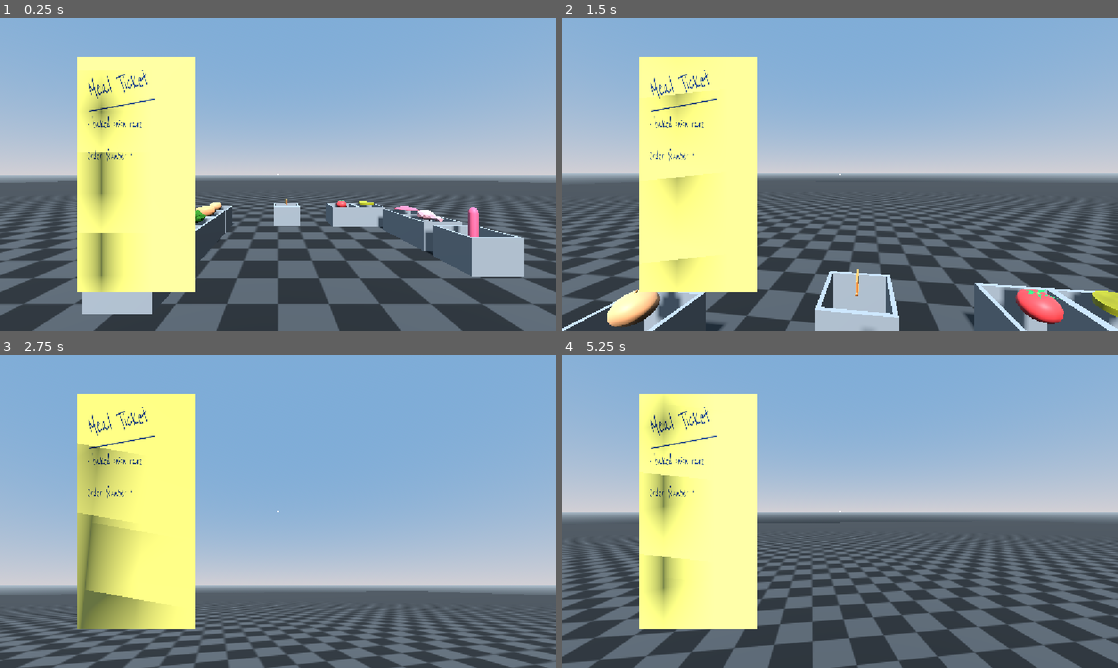
Above: before the commit, frames 1-4 (two rows, left to right).
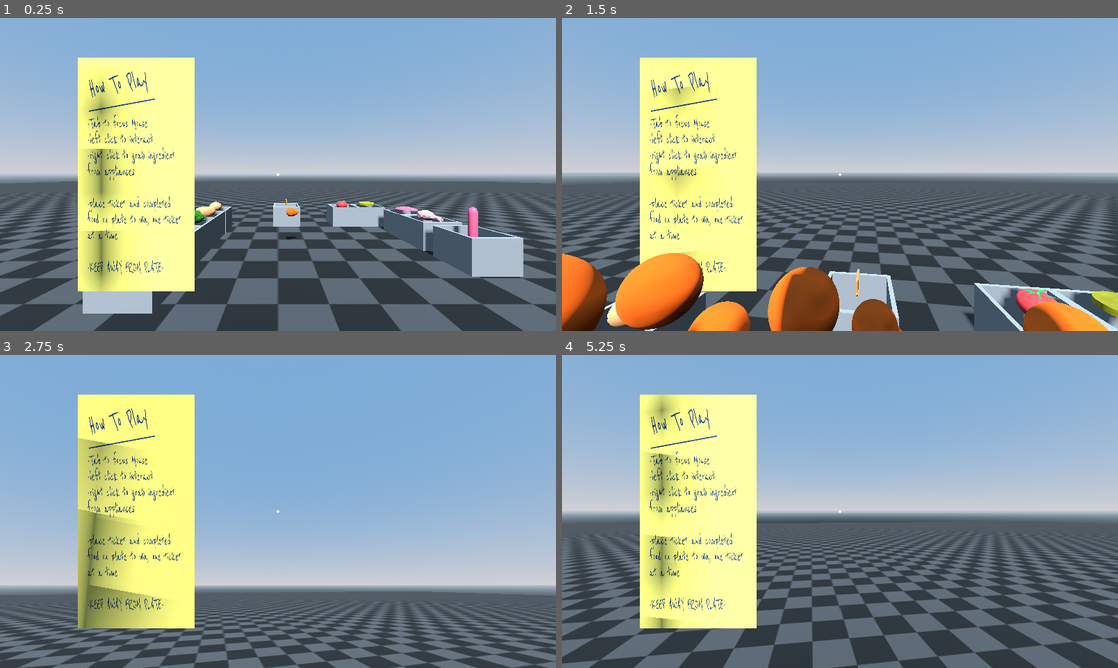
Above: after the commit, the same moments.

Repository: Surresteel/godot_gmtk_jam_july_2026
Game: Godot game, scene res://Levels/Kitchen/kitchen.tscn
Two runs of this game, one before a commit and one after it. Both use one fixed random seed, a clock stepped at 60 frames per second and the inputs below.
Inputs (mouse positions are in pixels of both pictures, inside the frame that each line leads up to):
- Up to frame 1 (0.25 s): no input
- Up to frame 2 (1.5 s): move the mouse to (867, 174) at 0.52 s; hold Ctrl (crouch) 0.53-1.28 s; hold W (forward) from 0.53 s (still down); click (867, 174) at 0.67 s; tap Space (jump) at 0.77 s; move the mouse to (812, 174) at 1.27 s; tap Tab (focus_mouse) at 1.35 s; click (812, 174) at 1.42 s
- Up to frame 3 (2.75 s): tap Space (jump) at 1.52 s; move the mouse to (333, 442) at 2.02 s; release W (forward) at 2.03 s; press the mouse at (333, 442) at 2.03 s; hold D (right) from 2.03 s (still down)
- Up to frame 4 (5.25 s): move the mouse to (812, 574) at 2.77 s; release D (right) at 2.78 s; release the mouse at (812, 574) at 2.78 s; hold W (forward) 2.78-3.53 s; right-click (812, 574) at 2.85 s; click (812, 574) at 2.92 s; tap Space (jump) at 3.02, 3.77, 4.52 s; move the mouse to (1006, 558) at 3.52 s; hold C (zoom) 3.53-4.28 s; hold A (left) 3.53-5.03 s; click (1006, 558) at 3.67 s; move the mouse to (673, 464) at 4.27 s; tap Ctrl (crouch) at 4.35 s; click (673, 464) at 4.42 s; move the mouse to (867, 511) at 5.02 s; hold S (backward) from 5.03 s (still down); hold Tab (focus_mouse) from 5.03 s (still down); click (867, 511) at 5.17 s

The runs differ from the first frame. In frame 1, 3.2% of the frame differs, in the area x 0-100%, y 12-100%; in frame 2, 13%; in frame 3, 2.8%; in frame 4, 4.7%.

Commit message:
game released

Diff:
--- a/Cooking/Containers/Ingredient Container/ingredient_holder.gd
+++ b/Cooking/Containers/Ingredient Container/ingredient_holder.gd
@@ -36,7 +36,6 @@
 
 
 func put_in(player: Player) -> void:
-	print("wow")
 	super.put_in(player)
 	if ingredient == null:
 		return
@@ -44,7 +43,6 @@
 	ingredient = null
 
 func take_out(player:Player) -> void:
-	print("Niggger")
 	ingredient = ingredient_to_give.scene.instantiate()
 	add_child(ingredient)
 	super.take_out(player)
--- a/Cooking/Toaster/toaster.gd
+++ b/Cooking/Toaster/toaster.gd
@@ -33,7 +33,7 @@
 var _toast_down_offset := Vector3(0.0, 0.0, 0.05)
 
 # HEATING:
-var HEAT_TIME_MAX: float = 120.0
+var HEAT_TIME_MAX: float = 60.0
 var HEAT_TIME_MIN: float = 5.0
 @onready var _heat_area_l: HeatArea = $HeatAreaL
 @onready var _heat_area_r: HeatArea = $HeatAreaR
--- a/Levels/Kitchen/kitchen.tscn
+++ b/Levels/Kitchen/kitchen.tscn
@@ -31,6 +31,7 @@
 [ext_resource type="Resource" uid="uid://bl38mq4nal4ok" path="res://Cooking/Containers/GENERATED RESOURCES/Tomato MetaData.tres" id="20_qce37"]
 [ext_resource type="Resource" path="res://Cooking/Containers/GENERATED RESOURCES/Chicken Breast MetaData.tres" id="20_w3t0v"]
 [ext_resource type="ArrayMesh" uid="uid://bfuwscxr7dgb0" path="res://Cooking/Ingredients/Cheese/Cheese.tres" id="21_e4y2t"]
+[ext_resource type="PackedScene" uid="uid://bss3pcr33idw8" path="res://ParticleEffects/flash.tscn" id="22_gvsr2"]
 [ext_resource type="ArrayMesh" uid="uid://dxi1u8ata3cin" path="res://Cooking/Ingredients/Chicken Breast/Chicken breast.tres" id="23_75tl5"]
 [ext_resource type="Resource" path="res://Cooking/Containers/GENERATED RESOURCES/Cheese MetaData.tres" id="23_jb4jo"]
 [ext_resource type="Resource" path="res://Cooking/Containers/GENERATED RESOURCES/Chicken Thigh MetaData.tres" id="25_3wyp5"]
@@ -152,6 +153,9 @@
 transform = Transform3D(0.372, 0, 0, 0, 0.372, 0, 0, 0, 0.372, 0, 0.35683107, 0)
 mesh = ExtResource("21_e4y2t")
 
+[node name="Flash" parent="Level/Holders/CheeseHolder" unique_id=328277064 instance=ExtResource("22_gvsr2")]
+transform = Transform3D(1, 0, 0, 0, 1, 0, 0, 0, 1, -2.51887, 0.42904514, 1.938005)
+
 [node name="ChickenBreastHolder" parent="Level/Holders" unique_id=1683019093 instance=ExtResource("12_oclhi")]
 transform = Transform3D(1, 0, 0, 0, 1, 0, 0, 0, 1, 3.4183693, 0.3, -5.4443665)
 ingredient_to_give = ExtResource("20_w3t0v")
--- a/Testes/crosshair.gd
+++ b/Testes/crosshair.gd
@@ -4,13 +4,19 @@
 
 @export var radius: float = 1.0
 @export var color: Color = Color.WHITE
+var crosshair: Vector2
 
 func _ready() -> void:
+
 
 	queue_redraw()
 
 
 
+
 func _draw() -> void:
+	var x = get_viewport_rect().size.x/2
+	var y = get_viewport_rect().size.y/2
+	crosshair = Vector2(x,y)
 
-	draw_circle(Vector2(0,0), radius, color)
+	draw_circle(crosshair, radius, color)
--- a/Testes/template character.gd
+++ b/Testes/template character.gd
@@ -11,7 +11,7 @@
 @export var hand_pivot: Node3D
 
 @onready var camera: Camera3D = $Camera3D
-@onready var crosshair: Crosshair = $UI/Crosshair
+@onready var crosshair: Crosshair = $CanvasLayer/UI/Crosshair
 @onready var ticket_pos: Node3D = $Camera3D/TicketPos
 var ticket: Ticket = null
 @onready var temp:= $Camera3D/TicketPos/Ticket
@@ -125,8 +125,8 @@
 		return
 
 	var m_pos: Vector2 = vp.get_mouse_position()
-	var start: Vector3 = cam.project_ray_origin(m_pos)
-	var end: Vector3 = start + cam.project_ray_normal(m_pos) * 1.5
+	var start: Vector3 = cam.global_position
+	var end: Vector3 = start + -cam.global_basis.z * 1.5
 	var space_state = get_world_3d().direct_space_state
 	var query = PhysicsRayQueryParameters3D.create(start, end)
 	query.collide_with_areas = true
@@ -150,8 +150,8 @@
 		return Dictionary()
 
 	var m_pos: Vector2 = vp.get_mouse_position()
-	var start: Vector3 = cam.project_ray_origin(m_pos)
-	var end: Vector3 = start + cam.project_ray_normal(m_pos) * 1.5
+	var start: Vector3 = cam.global_position
+	var end: Vector3 = start + -cam.global_basis.z * 1.5
 	var space_state = get_world_3d().direct_space_state
 	var query = PhysicsRayQueryParameters3D.create(start, end)
 	query.collision_mask = INT_ENV
--- a/Testes/template_character.tscn
+++ b/Testes/template_character.tscn
@@ -3,6 +3,7 @@
 [ext_resource type="Script" uid="uid://cqlkomneg4t0b" path="res://Testes/template character.gd" id="1_lhsoi"]
 [ext_resource type="PackedScene" uid="uid://tygjep58dxwr" path="res://ticketsystem/scenes/ticket.tscn" id="2_tryxg"]
 [ext_resource type="Script" uid="uid://br2b1npw4bnqg" path="res://ticketsystem/scripts/IngredientData.gd" id="3_1xfyl"]
+[ext_resource type="Script" uid="uid://bjqbm5ht3xj7k" path="res://ticketsystem/scenes/tutorial.gd" id="3_ospfm"]
 [ext_resource type="Script" uid="uid://cqe888lyvppcg" path="res://Testes/crosshair.gd" id="3_xj6sp"]
 [ext_resource type="Resource" uid="uid://d0f2cauwut22p" path="res://ticketsystem/resources/bread.tres" id="4_ospfm"]
 [ext_resource type="Resource" uid="uid://cavlhsox0dika" path="res://ticketsystem/resources/broccoli.tres" id="5_5ssyk"]
@@ -150,6 +151,7 @@
 shape = SubResource("CapsuleShape3D_f7fki")
 
 [node name="MeshInstance3D" type="MeshInstance3D" parent="." unique_id=1218905569]
+transform = Transform3D(1, 0, 0, 0, 1, 0, 0, 0, 1, -1.0877848e-06, 0.00042838603, 2.9936433e-05)
 mesh = SubResource("CapsuleMesh_f7fki")
 
 [node name="Camera3D" type="Camera3D" parent="." unique_id=1029608773]
@@ -163,10 +165,28 @@
 
 [node name="Ticket" parent="Camera3D/TicketPos" unique_id=1322980451 instance=ExtResource("2_tryxg")]
 transform = Transform3D(-4.371139e-08, 0, -1, 0, 1, 0, 1, 0, -4.371139e-08, -0.26132512, -0.5301525, 0.18191077)
+script = ExtResource("3_ospfm")
 ingredient_amount = 1
 ingredient_list = Array[ExtResource("3_1xfyl")]([ExtResource("4_ospfm"), ExtResource("5_5ssyk"), ExtResource("6_gyr6f") …(230 unchanged characters)…
 
-[node name="UI" type="Control" parent="." unique_id=565920166]
+[node name="OrderText" parent="Camera3D/TicketPos/Ticket/TicketMesh" parent_id_path=PackedInt32Array(1322980451, 1602496689) index="0" unique_id=221562286]
+text = "-Tab to focus Mouse
+-left click to interact
+-right click to grab ingredient from appliances
+
+-place ticket and completed food on plate to win, one ticket at a time
+
+-KEEP AWAY FROM PLATE-
+
+"
+
+[node name="Title" parent="Camera3D/TicketPos/Ticket/TicketMesh" parent_id_path=PackedInt32Array(1322980451, 1602496689) index="1" unique_id=75580497]
+text = "How To Play
+______________"
+
+[node name="CanvasLayer" type="CanvasLayer" parent="." unique_id=1467719319]
+
+[node name="UI" type="Control" parent="CanvasLayer" unique_id=565920166]
 layout_mode = 3
 anchors_preset = 15
 anchor_right = 1.0
@@ -175,14 +195,14 @@
 grow_vertical = 2
 mouse_filter = 1
 
-[node name="Crosshair" type="CenterContainer" parent="UI" unique_id=1359871767]
+[node name="Crosshair" type="CenterContainer" parent="CanvasLayer/UI" unique_id=1359871767]
 layout_mode = 1
-anchors_preset = 8
-anchor_left = 0.5
-anchor_top = 0.5
-anchor_right = 0.5
-anchor_bottom = 0.5
+anchors_preset = 15
+anchor_right = 1.0
+anchor_bottom = 1.0
 grow_horizontal = 2
 grow_vertical = 2
 script = ExtResource("3_xj6sp")
 radius = 2.0
+
+[editable path="Camera3D/TicketPos/Ticket"]
--- a/project.godot
+++ b/project.godot
@@ -20,7 +20,7 @@
 
 [display]
 
-window/stretch/mode="canvas_items"
+window/stretch/mode="viewport"
 window/stretch/aspect="expand"
 
 [input]
--- /dev/null
+++ b/ticketsystem/scenes/tutorial.gd
@@ -0,0 +1,10 @@
+extends Ticket
+
+
+func _ready() -> void:
+	var text = label.text
+	ingredient_amount = randi_range(1, MAX_ORDER_ITEMS)
+	generate_dish()
+	inter_pickup.pressed.connect(pick_up)
+	label.text = text
+	return
--- a/ticketsystem/scripts/IngredientData.gd
+++ b/ticketsystem/scripts/IngredientData.gd
@@ -2,7 +2,7 @@
 
 class_name IngredientData
 
-const MAX_COOK_VALUE: float = 150
+const MAX_COOK_VALUE: float = 300
 
 enum COOK { RAW, BAKED, FRIED, MICROWAVED, TOASTED, NA }
 enum DONENESS { RAW, RARE, MEDIUMRARE, MEDIUM, WELLDONE, BURNT, NA }
--- a/ticketsystem/scripts/ticketgenerator.gd
+++ b/ticketsystem/scripts/ticketgenerator.gd
@@ -13,7 +13,7 @@
 const NA_D := IngredientData.DONENESS.NA
 const NA_P := IngredientData.PREP.NA
 #const MAX_ORDER_ITEMS: int = 5
-const MAX_ORDER_ITEMS: int = 1
+const MAX_ORDER_ITEMS: int = 5
 static var order_number: int = 1
 
 # INNER CLASSES:
Binary file added: Children_of_the_Pan.png
Not shown, added: Children_of_the_Pan.png.import
Binary file added: WEBBUILD/GMTKGAMEYAM.apple-touch-icon.png
Not shown, added: WEBBUILD/GMTKGAMEYAM.apple-touch-icon.png.import
Binary file added: WEBBUILD/GMTKGAMEYAM.icon.png
Not shown, added: WEBBUILD/GMTKGAMEYAM.icon.png.import
Binary file added: WEBBUILD/GMTKGAMEYAM.png
Not shown, added: WEBBUILD/GMTKGAMEYAM.png.import
Binary file added: WEBBUILD/godot_gmtk_jam_july_2026.apple-touch-icon.png
Not shown, added: WEBBUILD/godot_gmtk_jam_july_2026.apple-touch-icon.png.import
Binary file added: WEBBUILD/godot_gmtk_jam_july_2026.icon.png
Not shown, added: WEBBUILD/godot_gmtk_jam_july_2026.icon.png.import
(and 27 more such lines)
